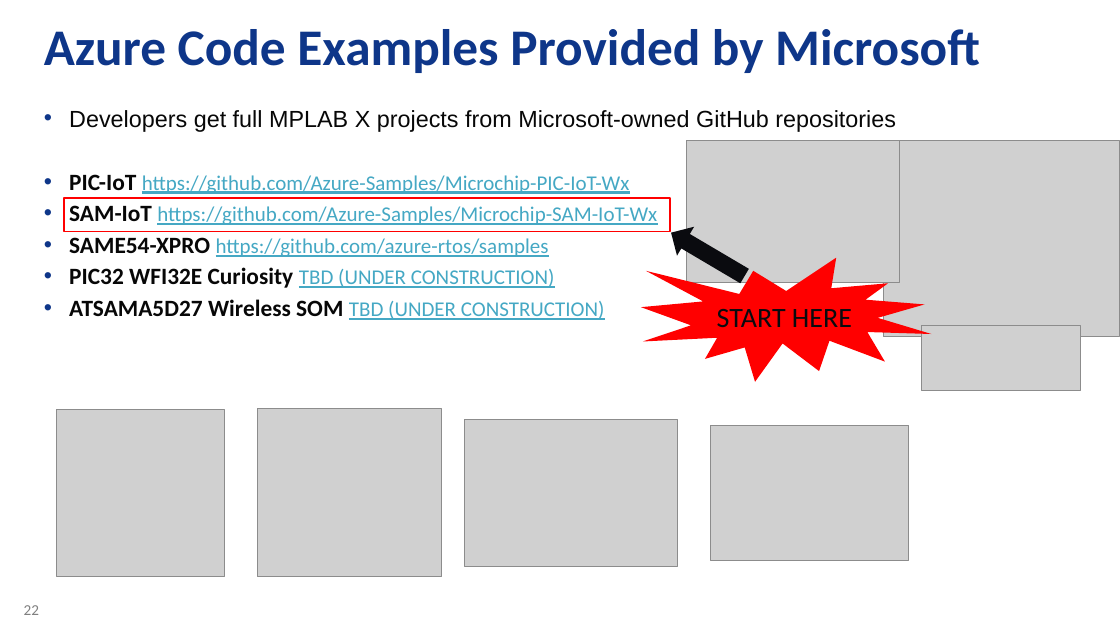
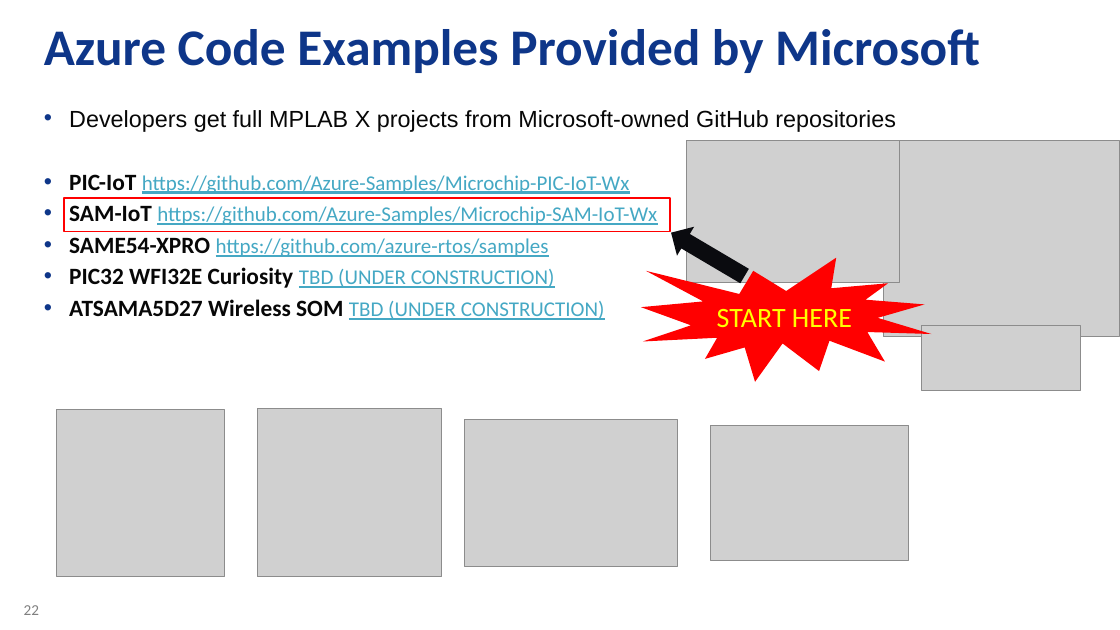
Before and after one commit to danewalton/Microchip-SAM-IoT-Wx, a slide deck: slide 22 of AO-Smith-MSFT-MCHP-r6.pptx. Drawn at 1120x630 pixels with LibreOffice and Linux fonts; fonts in the diff are those of the drawing; grey boxes stand for pictures; background and template pictures are left out. Boxes give left, top, right and bottom in pixels: in the first picture for what was removed or moved away, otherwise in the second. Text is boxed around its words. In the diff, an @@ line names an element or a change of style, - is before the commit and + after.

```diff
--- a/AO-Smith-MSFT-MCHP-r6.pptx
+++ b/AO-Smith-MSFT-MCHP-r6.pptx
@@ irregular seal "START HERE" at (641, 258, 932, 382): text colour #0A0B0F to #FFFF00 @@
```
Also in this commit, not shown: 3 other slides changed, 1 other file.
